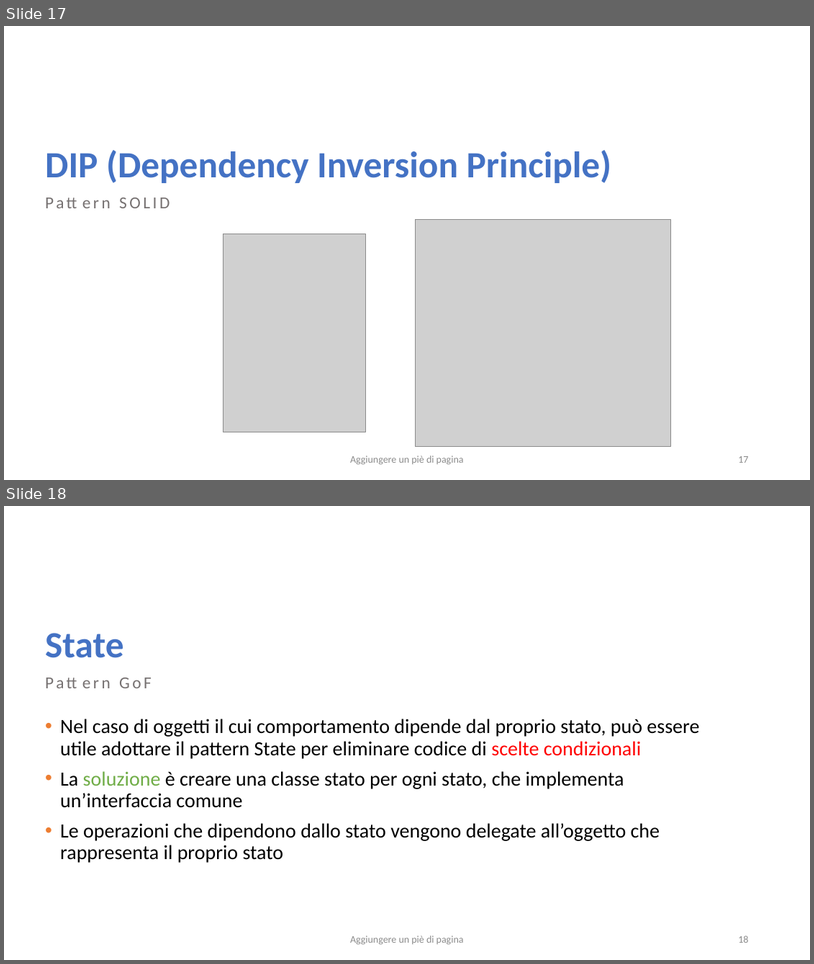
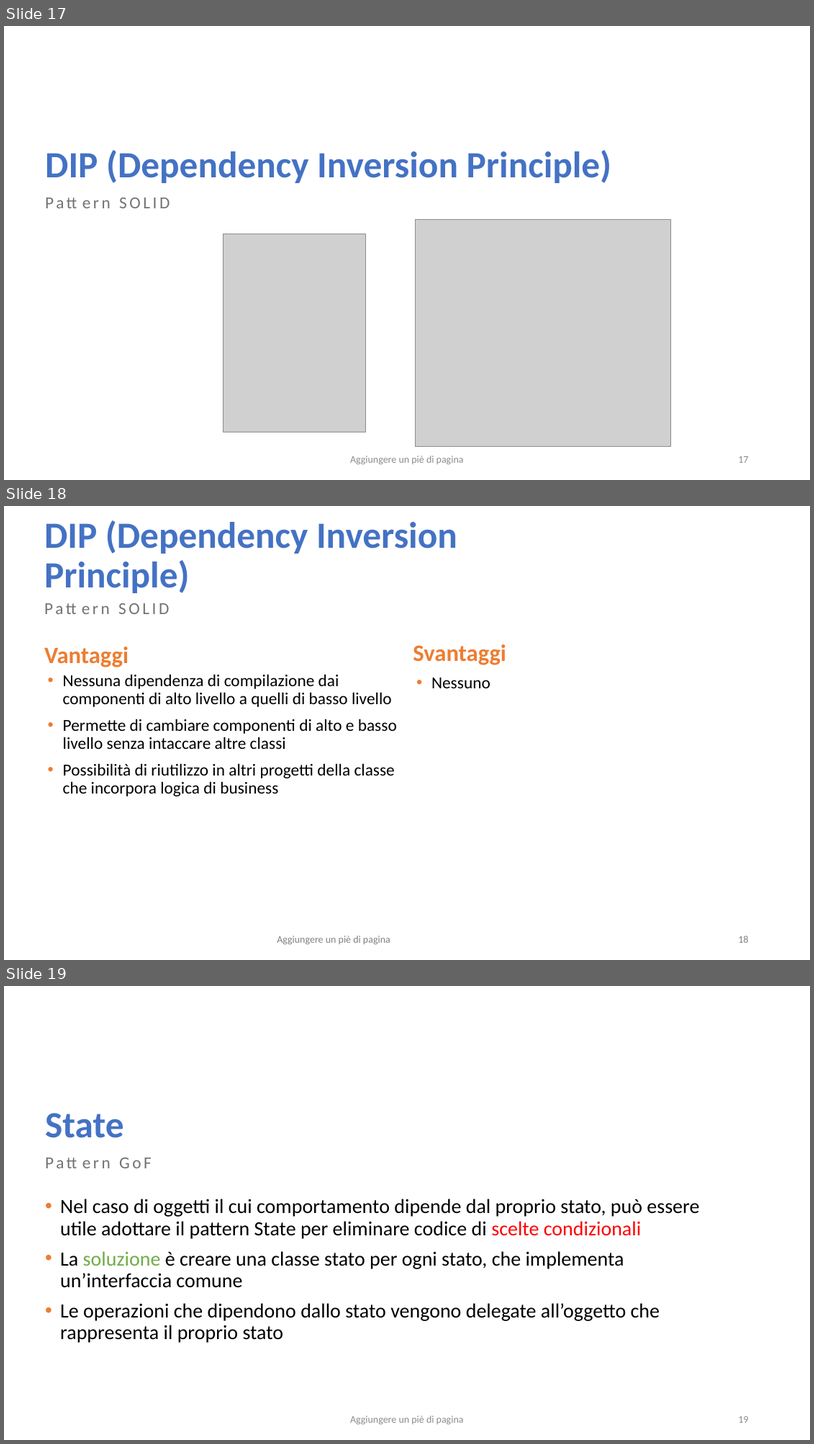
Before and after one commit to salvalai-matteo/EventBookDocumentation, a slide deck: Progetto Ingegneria SW.pptx. Shown one above the other, each under a label of ours: slides 17 and 18 before the commit, slides 17, 18 and 19 after it. The pictures are 814x964 and 814x1444 pixels, drawn with LibreOffice and Linux fonts; fonts in the diff are those of the drawing; grey boxes stand for pictures. Boxes give left, top, right and bottom in pixels: in the first picture for what was removed or moved away, otherwise in the second. Text is boxed around its words. In the diff, an @@ line names an element or a change of style, - is before the commit and + after.

```diff
--- a/Progetto Ingegneria SW.pptx
+++ b/Progetto Ingegneria SW.pptx
@@ slide 18 added at (4, 506, 810, 960), background #FFFFFF @@
@@ title added at (44, 520, 458, 593), 44 pt, text #4472C4, bold @@
+DIP (Dependency Inversion Principle)
@@ text added at (39, 597, 526, 638), 20 pt, text #767171 @@
+Pattern SOLID
@@ text added at (44, 646, 129, 667), 28 pt, text #ED7D31, bold @@
+Vantaggi
@@ text added at (413, 644, 507, 665), 28 pt, text #ED7D31, bold @@
+Svantaggi
@@ text added at (63, 674, 397, 796), 20 pt, text #000000 @@
+• Nessuna dipendenza di compilazione dai componenti di alto livello a quelli di basso livello
+• Permette di cambiare componenti di alto e basso livello senza intaccare altre classi
+• Possibilità di riutilizzo in altri progetti della classe che incorpora logica di business
@@ text added at (432, 677, 491, 688), 20 pt, text #000000 @@
+• Nessuno
@@ text added at (277, 935, 391, 944), 12 pt, text #808080 @@
+Aggiungere un piè di pagina
@@ page number added at (738, 935, 748, 942), 12 pt, text #808080 @@
+18
@@ what was slide 18 is now slide 19 @@
@@ page number at (738, 1416, 748, 1422): text changed @@
-18
+19
```
Also in this commit, not shown: 2 slides changed.
